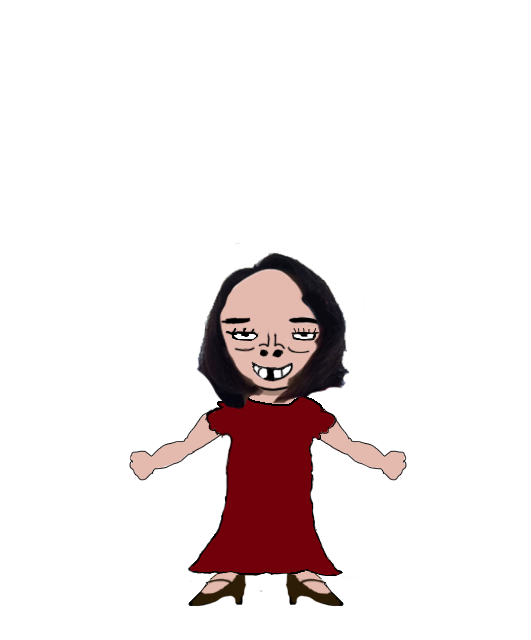
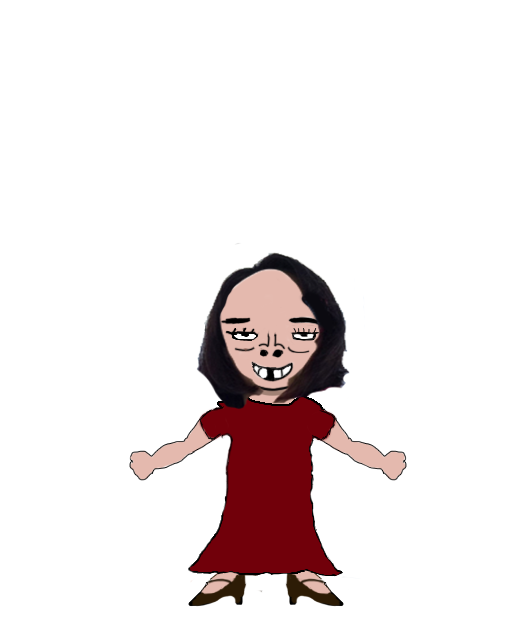
Layered file, before and after one edit (531x640). Changes by layer:
moved "lengan kiri" above "lengan kanan", painted on it over [198, 408, 337, 442]
moved "lengan kanan" above "tangan kanan", painted on it over [198, 407, 335, 442]
moved "tangan kanan" above "tangan kiri" over [198, 407, 337, 442]
moved "tangan kiri" above "kepala" over [198, 407, 337, 442]
